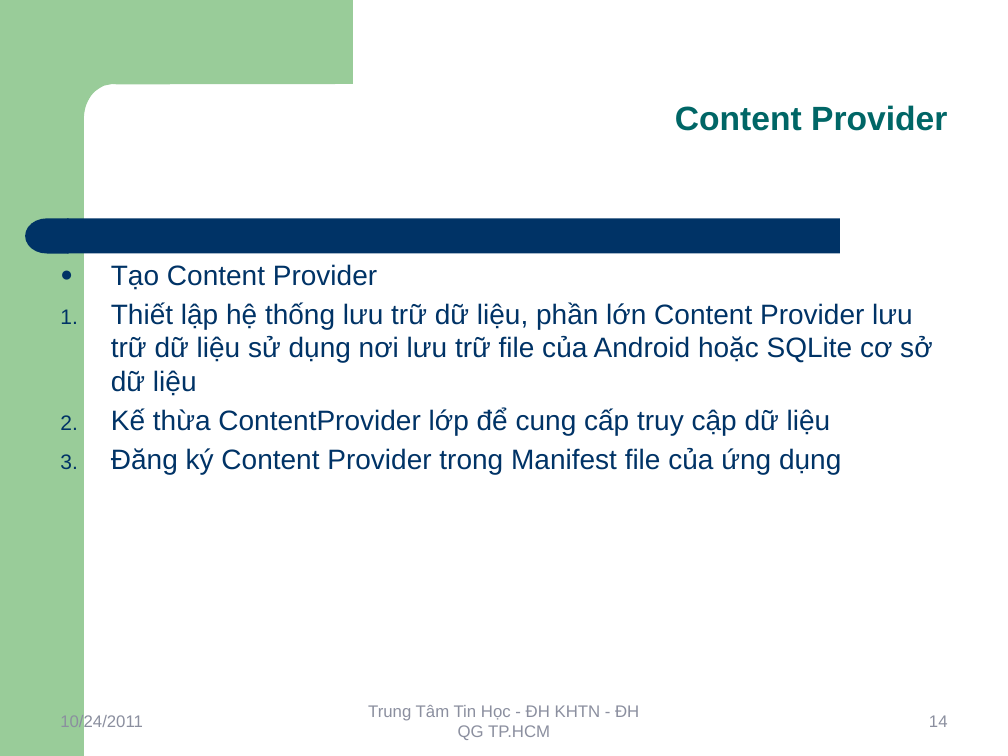
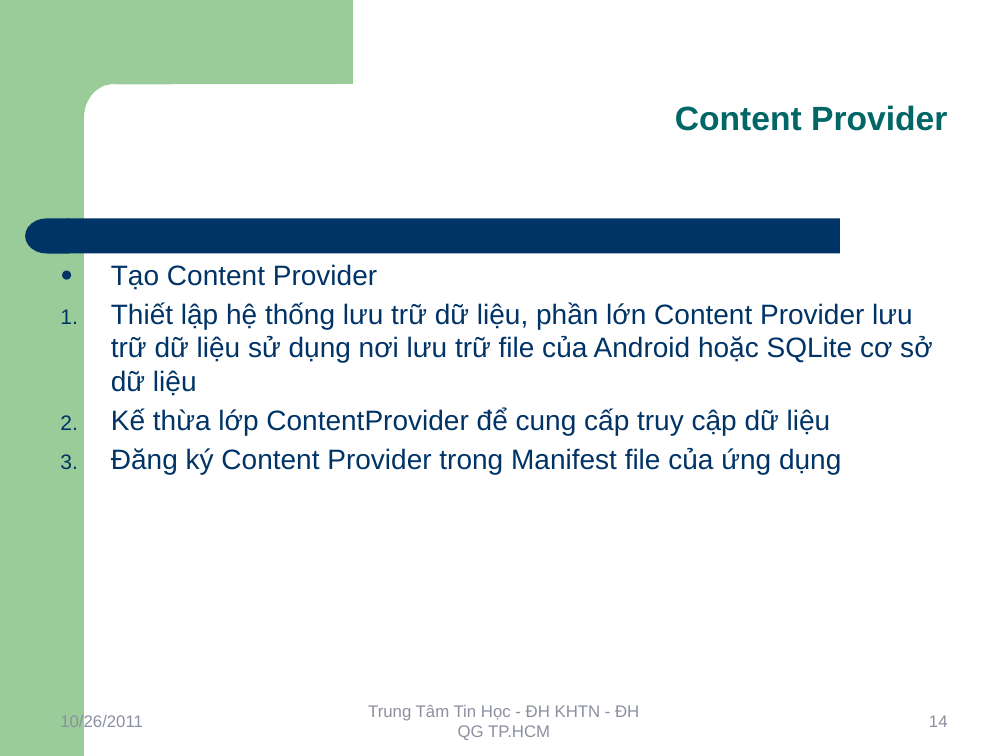
Before and after one commit to Timon-CHP/t3hand, a slide deck: slide 14 of lessions/Android_Par05_IntentAndContentProvider.pptx. Drawn at 1008x756 pixels with LibreOffice and Linux fonts; fonts in the diff are those of the drawing. Boxes give left, top, right and bottom in pixels: in the first picture for what was removed or moved away, otherwise in the second. Text is boxed around its words. In the diff, an @@ line names an element or a change of style, - is before the commit and + after.

```diff
--- a/lessions/Android_Par05_IntentAndContentProvider.pptx
+++ b/lessions/Android_Par05_IntentAndContentProvider.pptx
@@ text at (111, 408, 831, 435): text changed @@
-2. Kế thừa ContentProvider lớp để cung cấp truy cập dữ liệu
+2. Kế thừa lớp ContentProvider để cung cấp truy cập dữ liệu
@@ text at (60, 713, 143, 731): text changed @@
-10/24/2011
+10/26/2011
```
Also in this commit, not shown: 6 other slides changed.
